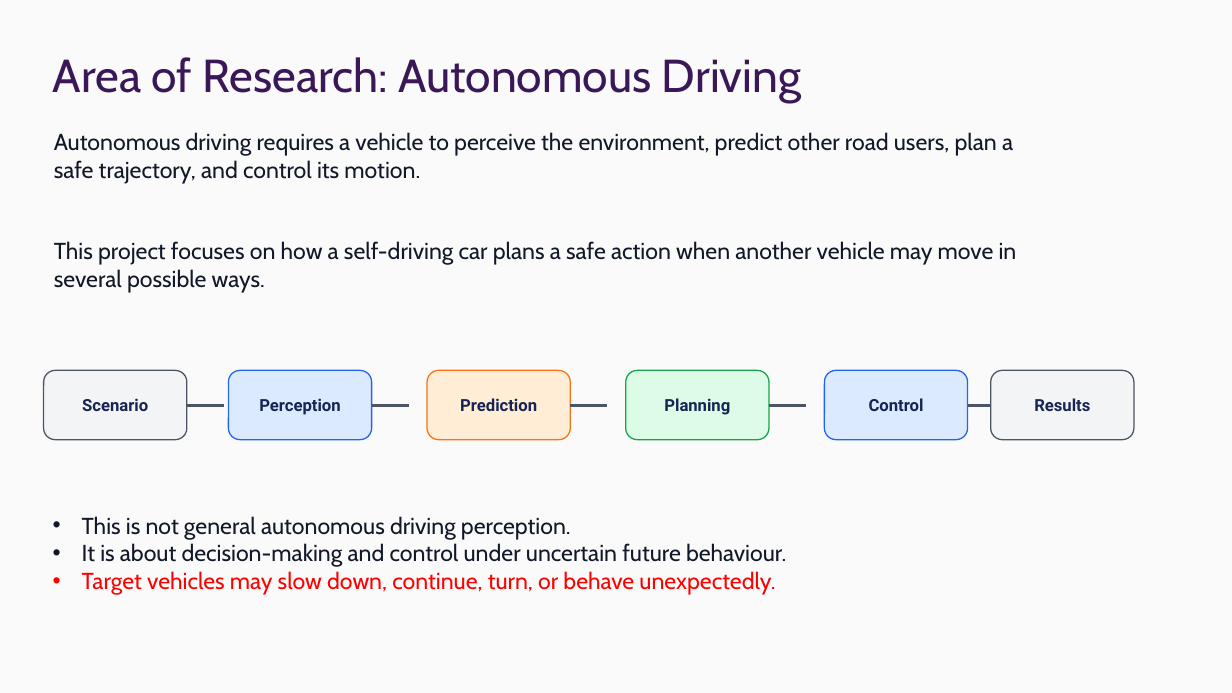
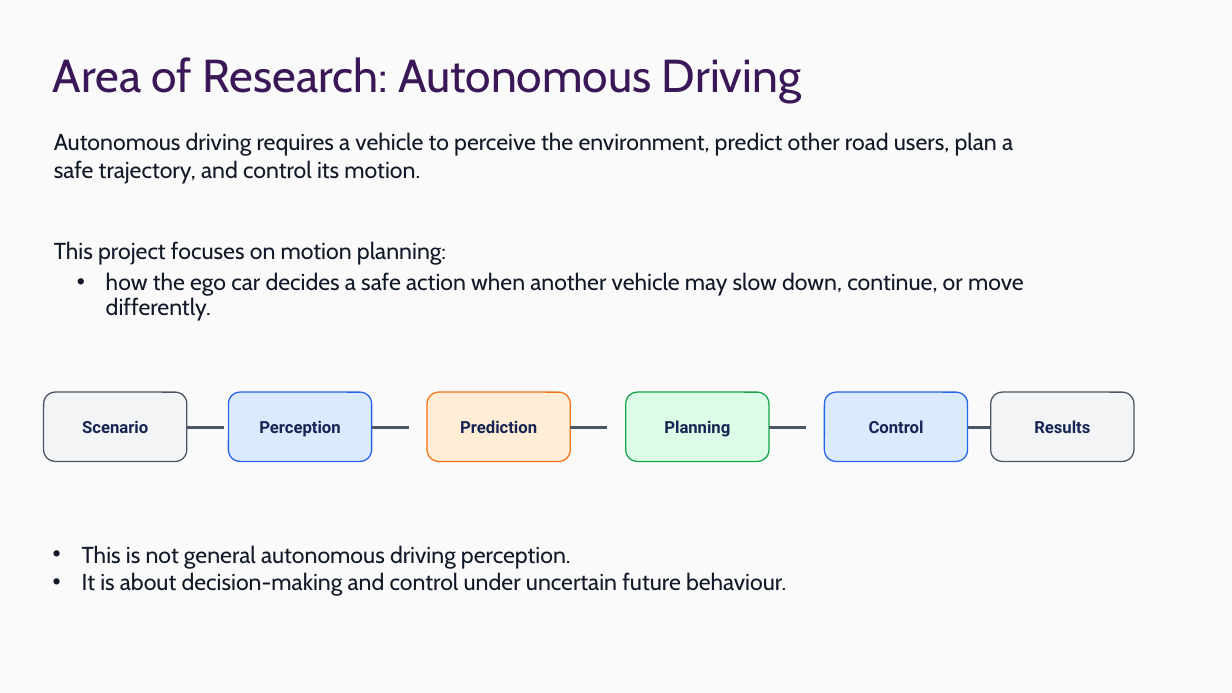
Before and after one commit to ChrisXiejq/Research-Project-IMLS, a slide deck: slide 2 of docs/presentation/25027138 - Presentation.pptx. Drawn at 1232x693 pixels with LibreOffice and Linux fonts; fonts in the diff are those of the drawing; background and template pictures are left out. Boxes give left, top, right and bottom in pixels: in the first picture for what was removed or moved away, otherwise in the second. Text is boxed around its words. In the diff, an @@ line names an element or a change of style, - is before the commit and + after.

```diff
--- a/docs/presentation/25027138 - Presentation.pptx
+++ b/docs/presentation/25027138 - Presentation.pptx
@@ text at bbox=[54, 241, 1024, 321]: text changed @@
-This project focuses on how a self-driving car plans a safe action when another vehicle may move in several possible ways.
+This project focuses on motion planning:
+  • how the ego car decides a safe action when another vehicle may slow down, continue, or move differently.
@@ 6 rounded rectangles, 5 lines: place and size @@
-6 rounded rectangles, 5 lines at bbox=[43, 371, 1134, 440]
+6 rounded rectangles, 5 lines at bbox=[43, 392, 1134, 461]
@@ text "This is not general autonomous ...": place and size @@
-text "This is not general autonomous ..." at bbox=[82, 516, 786, 595]
+text "This is not general autonomous ..." at bbox=[82, 545, 786, 596]
@@ text at bbox=[82, 571, 775, 595]: paragraph removed @@
-• Target vehicles may slow down, continue, turn, or behave unexpectedly.
```
Also in this commit, not shown: 6 other slides changed, 1 other file.
